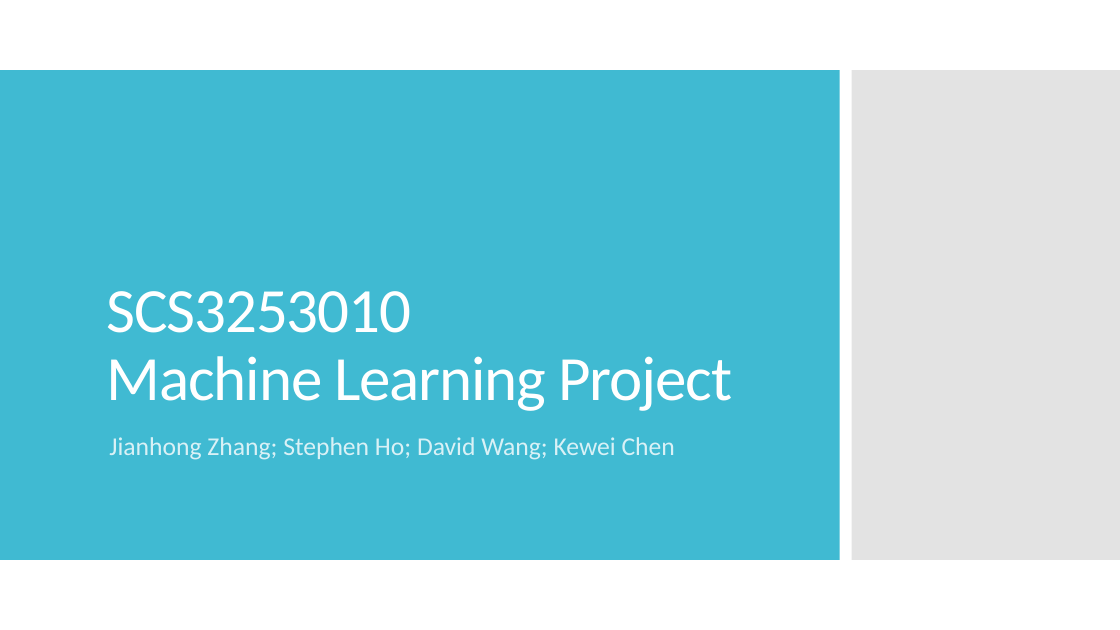
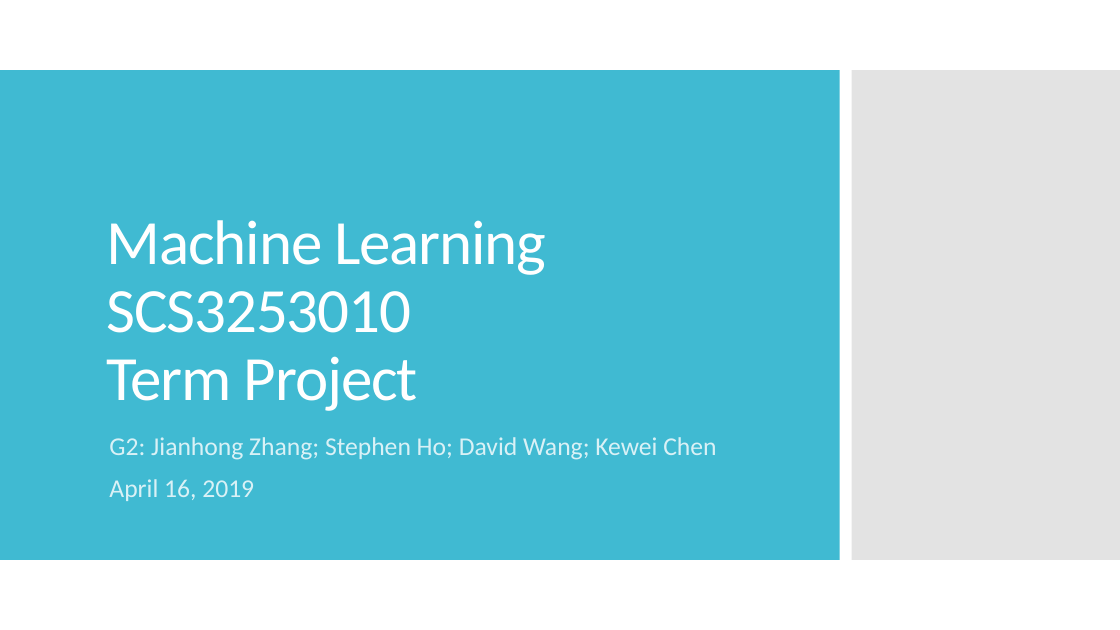
Before and after one commit to scs32532019/ML_FinalProject_BreastCancer, a slide deck: slide 1 of documentation/Project_persentation.pptx. Drawn at 1120x630 pixels with LibreOffice and Linux fonts; fonts in the diff are those of the drawing. Boxes give left, top, right and bottom in pixels: in the first picture for what was removed or moved away, otherwise in the second. Text is boxed around its words. In the diff, an @@ line names an element or a change of style, - is before the commit and + after.

```diff
--- a/documentation/Project_persentation.pptx
+++ b/documentation/Project_persentation.pptx
@@ title at [107, 220, 546, 411]: text changed @@
-SCS3253010
-Machine Learning Project
+Machine Learning SCS3253010
+Term Project
@@ subtitle at [109, 437, 716, 501]: text changed @@
-Jianhong Zhang; Stephen Ho; David Wang; Kewei Chen
+G2: Jianhong Zhang; Stephen Ho; David Wang; Kewei Chen
+April 16, 2019
```
Also in this commit, not shown: 3 other slides changed.
